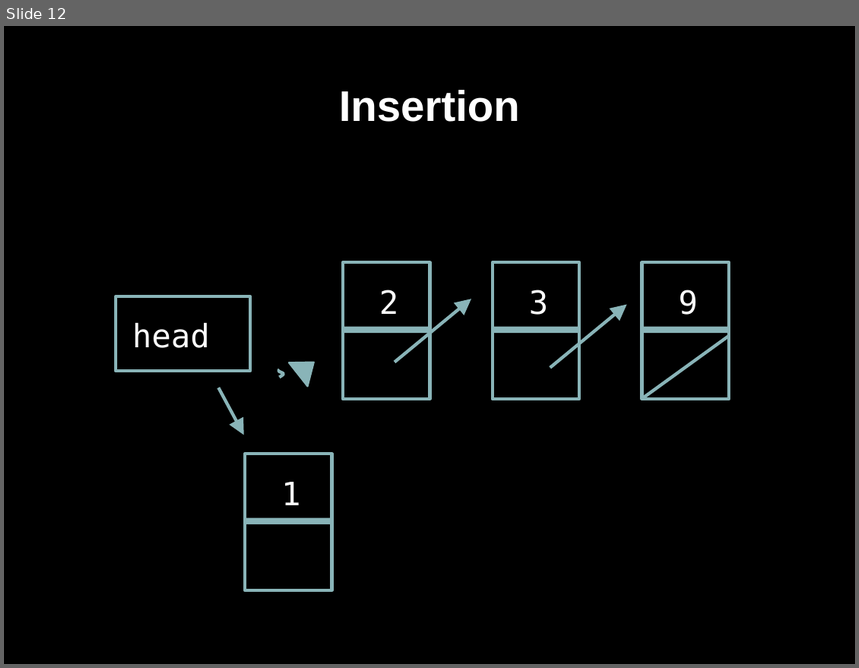
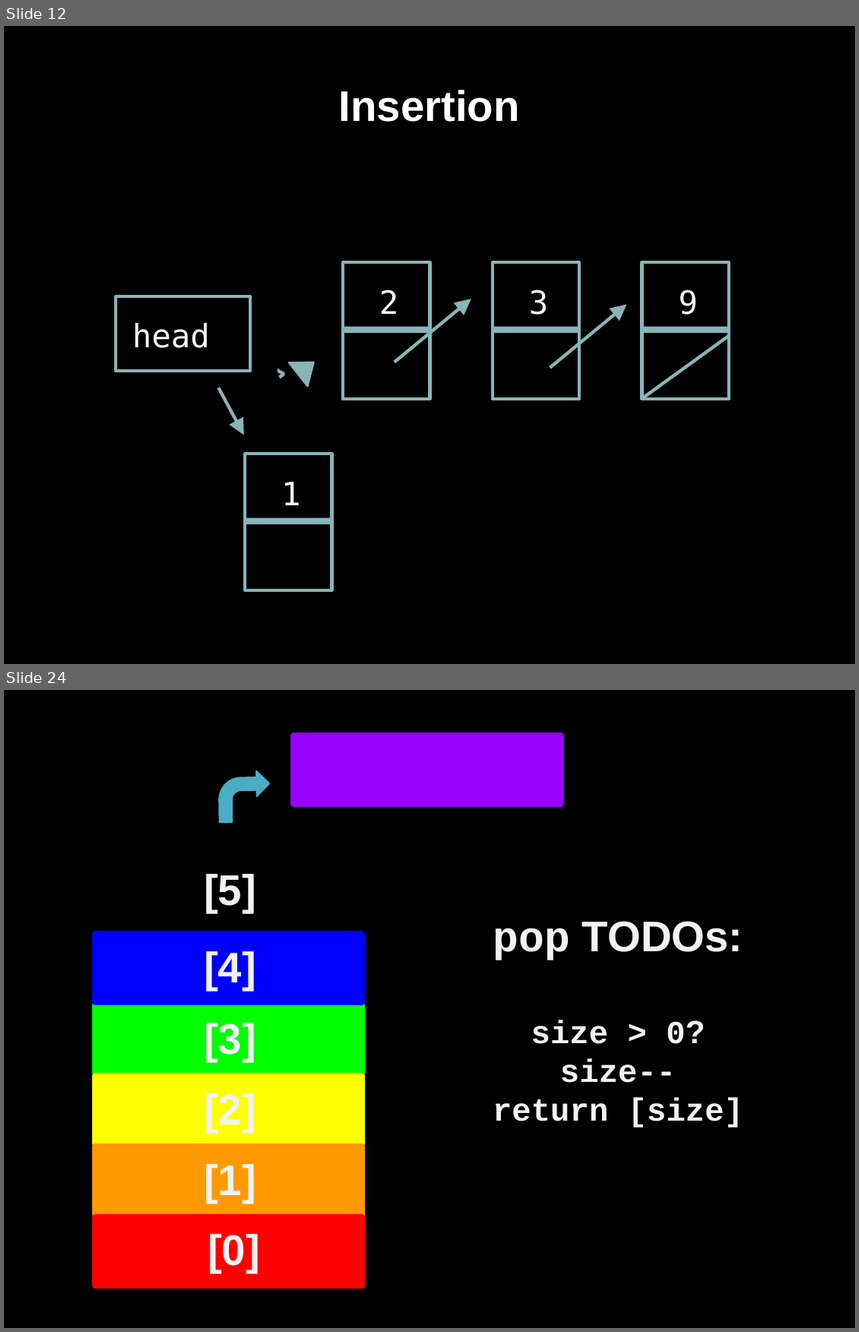
Before and after one commit to bagustris/prokom-tf, a slide deck: prokom6.odp. Shown one above the other, each under a label of ours: slide 12 before the commit, slides 12 and 24 after it; the slides between them are not shown. The pictures are 859x668 and 859x1332 pixels, drawn with LibreOffice and Linux fonts; fonts in the diff are those of the drawing. Boxes give left, top, right and bottom in pixels: in the first picture for what was removed or moved away, otherwise in the second. Text is boxed around its words. In the diff, an @@ line names an element or a change of style, - is before the commit and + after.

```diff
--- a/prokom6.odp
+++ b/prokom6.odp
@@ slide 24 added at (x1=4, y1=690, x2=855, y2=1328), background #000000 @@
@@ rectangle added at (x1=294, y1=736, x2=561, y2=803), fill #9900FF, outline #9900FF 6.01 pt @@
@@ bent arrow added at (x1=219, y1=771, x2=270, y2=821), fill #4BACC6, outline #4BACC6 1.5 pt @@
@@ text added at (x1=204, y1=874, x2=256, y2=913), 40 pt, text #F2F2F2, bold @@
+[5]
@@ rectangle added at (x1=95, y1=934, x2=363, y2=1002), fill #0000FF, outline #0000FF 6.01 pt @@
@@ text added at (x1=493, y1=921, x2=743, y2=1128), 30 pt, text #F2F2F2, bold @@
+pop TODOs:
+size > 0?
+size--
+return [size]
@@ text added at (x1=204, y1=951, x2=256, y2=991), 40 pt, text #F2F2F2, bold @@
+[4]
@@ rectangle added at (x1=95, y1=1005, x2=363, y2=1073), fill #00FF00, outline #00FF00 6.01 pt @@
@@ text added at (x1=204, y1=1023, x2=256, y2=1062), 40 pt, text #F2F2F2, bold @@
+[3]
@@ rectangle added at (x1=95, y1=1076, x2=363, y2=1144), fill #FFFF00, outline #FFFF00 6.01 pt @@
@@ text added at (x1=204, y1=1094, x2=256, y2=1133), 40 pt, text #F2F2F2, bold @@
+[2]
@@ rectangle added at (x1=95, y1=1148, x2=363, y2=1215), fill #FF9900, outline #FF9900 6.01 pt @@
@@ text added at (x1=204, y1=1164, x2=256, y2=1204), 40 pt, text #F2F2F2, bold @@
+[1]
@@ rectangle added at (x1=95, y1=1218, x2=363, y2=1287), fill #FF0000, outline #FF0000 6.01 pt @@
@@ text added at (x1=208, y1=1234, x2=260, y2=1274), 40 pt, text #F2F2F2, bold @@
+[0]
```
Also in this commit, not shown: 7 slides changed, 31 other slides added, 1 slide removed, 8 other files.
